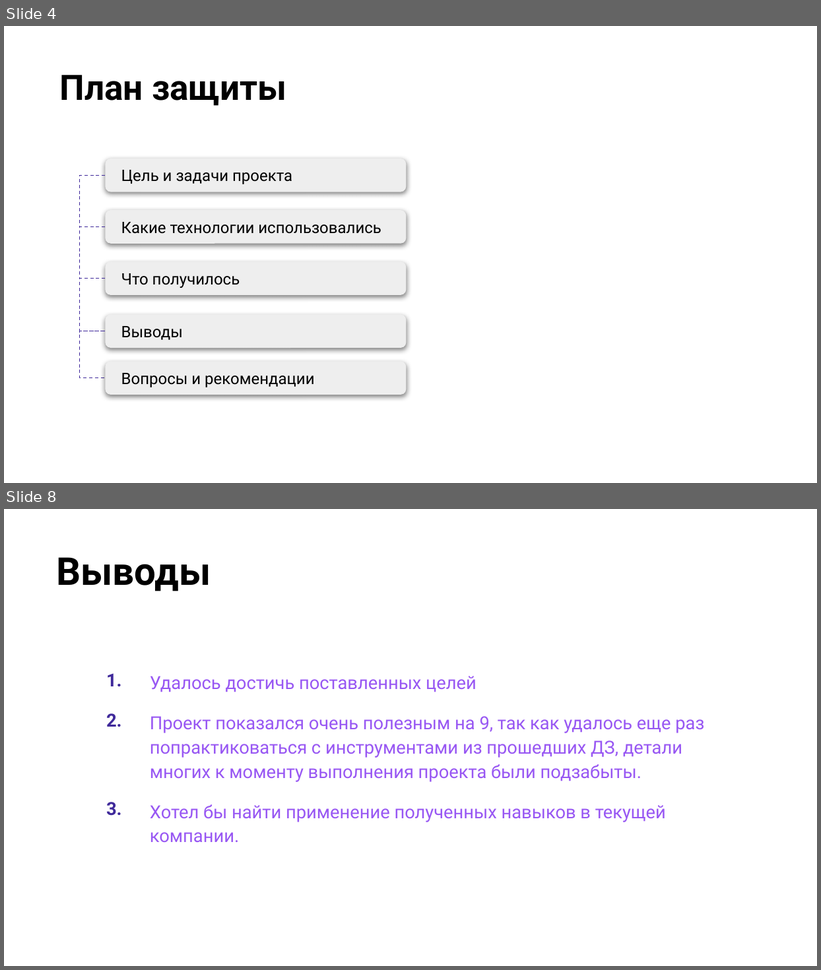
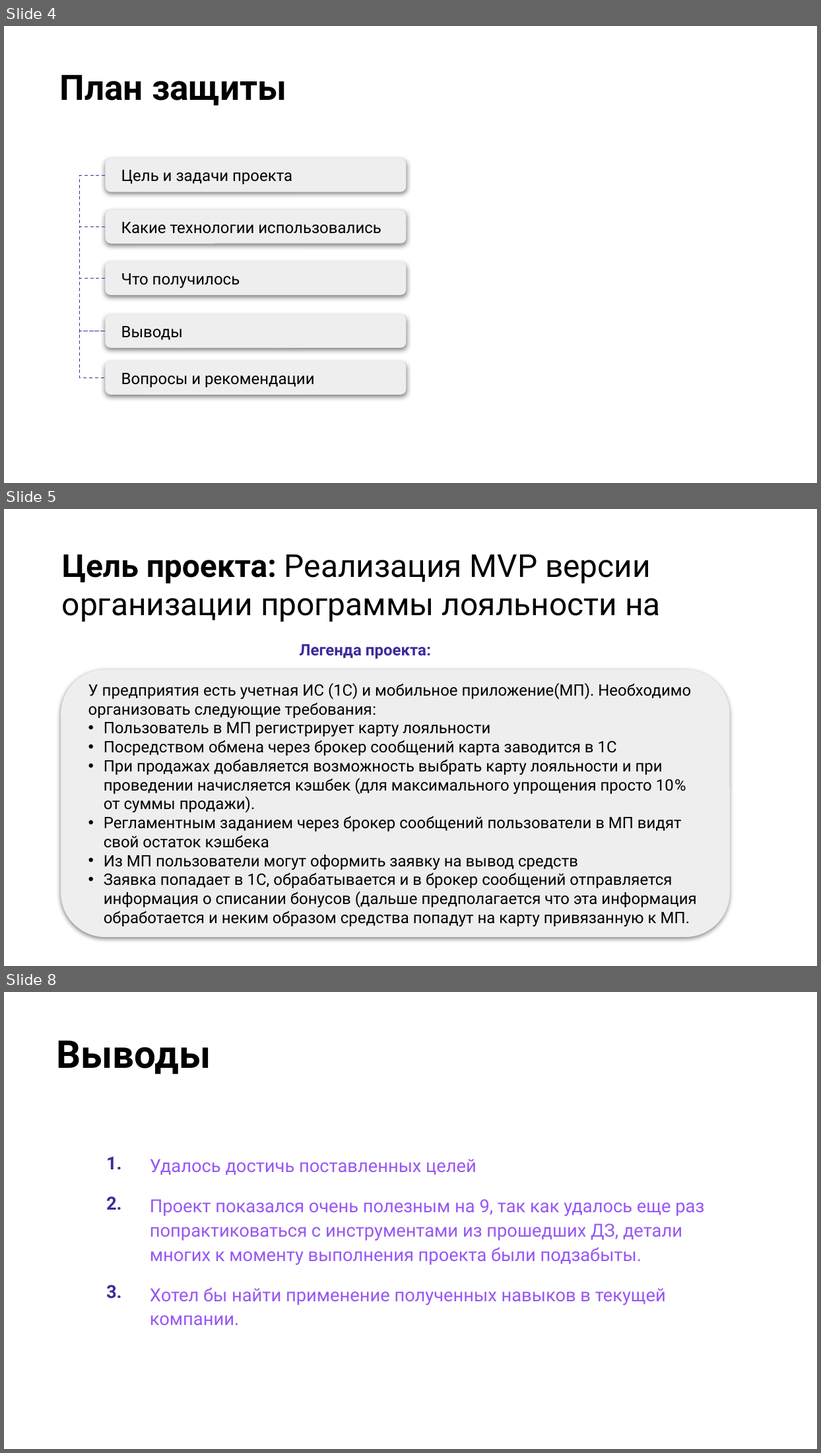
Before and after one commit to Shkuryn/otus_project, a slide deck: doc/СкидочнаяСистема.pptx. Shown one above the other, each under a label of ours: slides 4 and 8 before the commit, slides 4, 5 and 8 after it; the slides between them are not shown. The pictures are 821x970 and 821x1453 pixels, drawn with LibreOffice and Linux fonts; fonts in the diff are those of the drawing; background and template pictures are left out. Boxes give left, top, right and bottom in pixels: in the first picture for what was removed or moved away, otherwise in the second. Text is boxed around its words. In the diff, an @@ line names an element or a change of style, - is before the commit and + after.

```diff
--- a/doc/СкидочнаяСистема.pptx
+++ b/doc/СкидочнаяСистема.pptx
@@ slide 5 added at (4, 509, 817, 966), background picture (left out) @@
@@ text added at (62, 555, 661, 622), 28 pt, text #000000 @@
+Цель проекта: Реализация MVP версии организации программы лояльности на
@@ text added at (300, 644, 431, 659), 14 pt, text #3F299A, bold @@
+Легенда проекта:
@@ rounded rectangle added at (61, 670, 730, 937), fill #EEEEEE, 14 pt, text #000000 @@
+У предприятия есть учетная ИС (1С) и мобильное приложение(МП). Необходимо организовать следующие требования:
+• Пользователь в МП регистрирует карту лояльности
+• Посредством обмена через брокер сообщений карта заводится в 1С
+• При продажах добавляется возможность выбрать карту лояльности и при проведении начисляется кэшбек (для максимального упрощения просто 10% от суммы продажи).
+• Регламентным заданием через брокер сообщений пользователи в МП видят свой остаток кэшбека
+• Из МП пользователи могут оформить заявку на вывод средств
+• Заявка попадает в 1С, обрабатывается и в брокер сообщений отправляется информация о списании бонусов (дальше предполагается что эта информация обработается и неким образом средства попадут на карту привязанную к МП.
```
Also in this commit, not shown: 1 slide changed, 1 other slide added, 2 slides removed.
